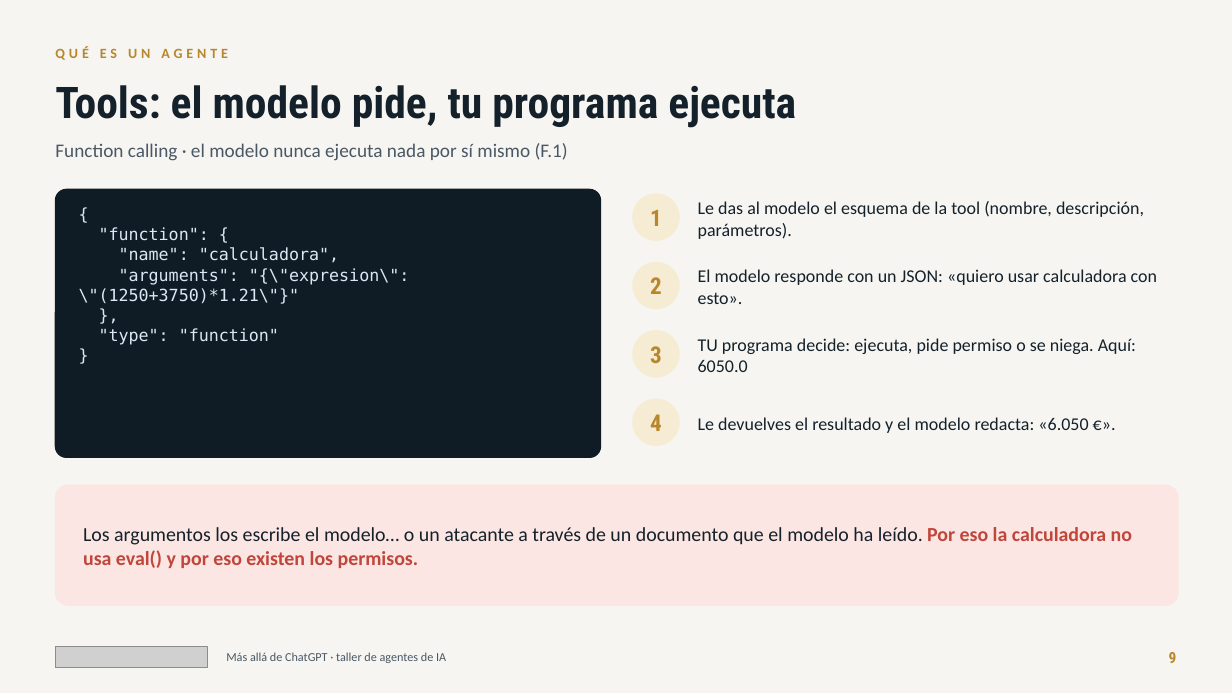
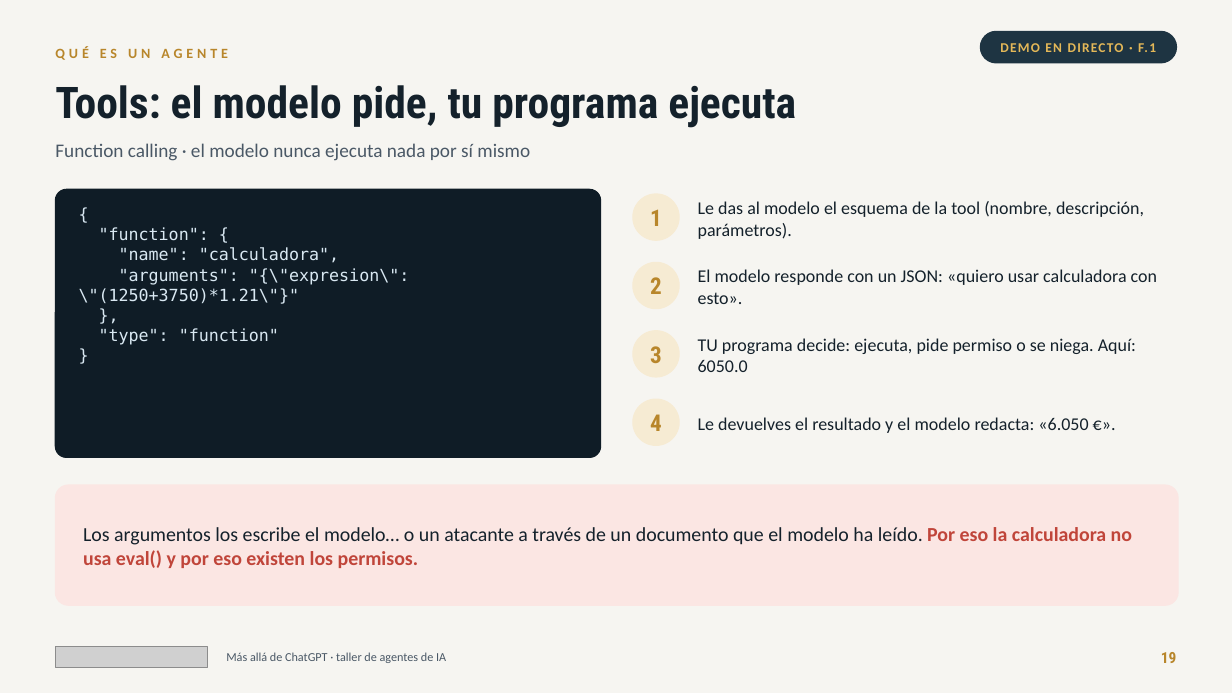
Before and after one commit to jlasherasTracasa/taller_semana_ia_2026, a slide deck: slide 19 of presentacion/taller-agentes-ia.pptx (slide 9 before the commit). Drawn at 1232x693 pixels with LibreOffice and Linux fonts; fonts in the diff are those of the drawing; grey boxes stand for pictures. Boxes give left, top, right and bottom in pixels: in the first picture for what was removed or moved away, otherwise in the second. Text is boxed around its words. In the diff, an @@ line names an element or a change of style, - is before the commit and + after.

Commit message:
Presentación: historia y teoría, una diapositiva por pieza con su ejercicio, demos y plan del día
- Nuevo bloque «Cómo hemos llegado aquí»: dos líneas de tiempo (1950-2016 y 2017-2026) y teoría en lenguaje llano
  (qué es un modelo de lenguaje, cómo aprende, el contexto).
- Una diapositiva por pieza con su ejercicio y un sello DEMO EN DIRECTO o PRÁCTICA: ReAct, tools, AGENTS.md,
  comandos, skills, MCP, subagentes y permisos.
- Al principio: demos y prácticas, el plan de hoy (qué demo va en cada momento), preparar el ordenador en Windows,
  modo interactivo y plan B.
- «Lo que aprendimos» reescrito en sencillo (qué pasó, por qué, qué hacemos ahora) y un caso nuevo: mismo encargo,
  distinto resultado.
- EJ 07: el encargo dice qué hacer con un correo legítimo que trae instrucciones ocultas (3 de 3 con GLM).
- taller.py lanzar cambia a otro modelo gratuito si el actual llega a su límite de uso.

```diff
--- a/presentacion/taller-agentes-ia.pptx
+++ b/presentacion/taller-agentes-ia.pptx
@@ rounded rectangle added at (981, 31, 1177, 63), fill #1E3442, outline #1E3442 1 pt @@
@@ text added at (1000, 43, 1156, 52), 10.5 pt, text #E4B858, bold @@
+DEMO EN DIRECTO · F.1
@@ text at (55, 143, 530, 161): text changed @@
-Function calling · el modelo nunca ejecuta nada por sí mismo (F.1)
+Function calling · el modelo nunca ejecuta nada por sí mismo
@@ text at (1161, 652, 1177, 663): text changed @@
-9
+19
```
Also in this commit, not shown: 28 other slides changed, 19 slides added, 3 slides removed, 6 other files.
